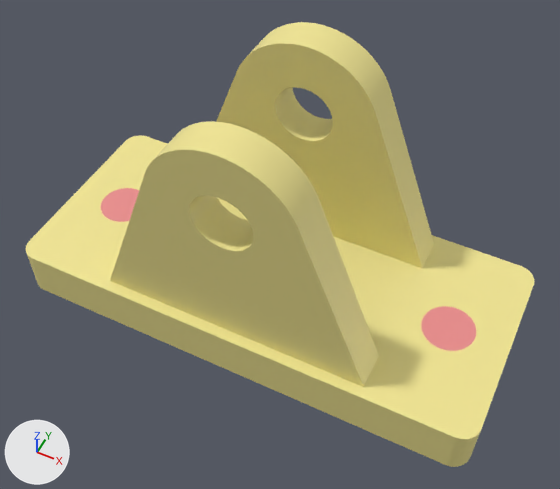
The glTF model docs/Additional CAD exercise/steps/ax_machinists_jack/step_05.glb, before and after one commit.
Camera for both pictures: a 50 mm camera at (63.7, -124.5, 177.7) aimed at (4.6, -6.4, 30.0). Every picture has the same lights, and +X, +Y and +Z are marked at lower left. The picture after the commit comes second. Vertices at exactly the same position are counted once.

Objects in the first picture: 'part__base', 'removed__base'.
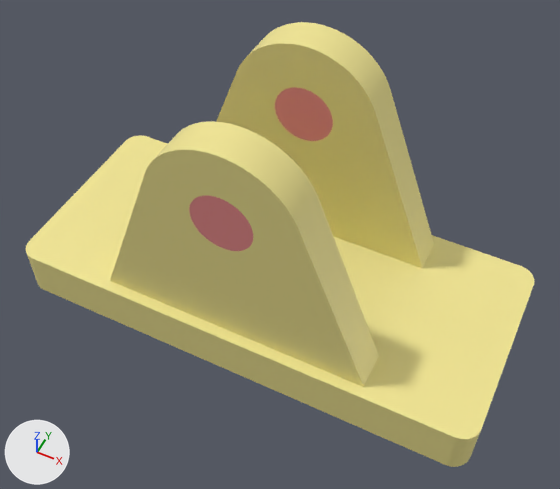
Location of each change, (x1, y1, x2, y2) in pixels of the pictures (560 x 489 px):
'removed__base', reshaped
    before: (101, 188, 476, 351)
    after: (189, 87, 333, 251)
part 1 of me_part__base, reshaped
    both: (30, 137, 534, 437)
part 2 of me_removed__base, added (brown)
    after: (189, 195, 253, 251)
part 3 of me_removed__base, added (brown)
    after: (275, 87, 333, 141)
part 4 of me_removed__base, deleted (pink)
    before: (101, 188, 139, 222)
part 5 of me_removed__base, deleted (pink)
    before: (421, 306, 476, 351)

The edits, one by one:
me_part__base is used by ob_part__base; location (0.0, 0.0, 0.0).
me_part__base had 748 vertices, 1508 faces and spanned x -66.0..66.0, y -29.0..29.0, z 0.0..74.0.
me_part__base now has 496 vertices, 996 faces and spans x -66.0..66.0, y -29.0..29.0, z 0.0..74.0.
Part 1, on me_part__base:
252 vertices are removed from x -57.0..57.0, y -7.0..7.0, z 0.0..14.0.
526 faces are deleted.
14 new faces join them.
me_removed__base is used by ob_removed__base; location (0.0, 0.0, 0.0).
me_removed__base had 252 vertices, 496 faces and spanned x -57.0..57.0, y -7.0..7.0, z 0.0..14.0.
me_removed__base now has 252 vertices, 496 faces and spans x -8.0..8.0, y -26.0..26.0, z 46.0..62.0.
me_removed__base part 2: a new loose piece, a 63-sided cylinder along y spanning x -8.0..8.0, y -26.0..-16.0, z 46.0..62.0, in mat_defaultmaterial_001.
me_removed__base part 3: a new loose piece, a 63-sided cylinder along y spanning x -8.0..8.0, y 16.0..26.0, z 46.0..62.0, in mat_defaultmaterial_001.
me_removed__base part 4: the loose piece of 126 vertices spanning x -57.0..-43.0, y -7.0..7.0, z 0.0..14.0 is deleted.
me_removed__base part 5: the loose piece of 126 vertices spanning x 43.0..57.0, y -7.0..7.0, z 0.0..14.0 is deleted.
